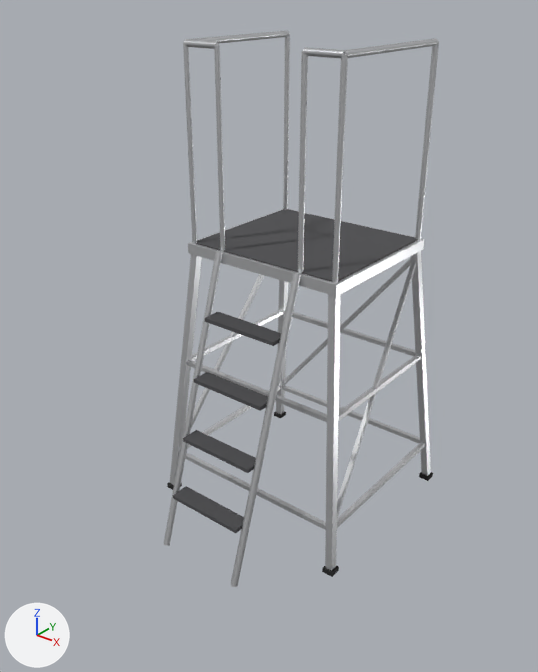
Two versions of the glTF model apps/desktop/src/view3d/assets/pit/podium-tower-5ft-low.glb, one commit apart.
Camera for both pictures: a 50 mm camera at (2.14, -2.99, 2.76) aimed at (0.04, -0.36, 1.12). The lights are fixed; the arrows at lower left show +X, +Y and +Z. The first picture is the older version. Where no turn or scale is listed for an object, it has been applied to the vertices. Vertices at exactly the same position are counted once.

The older version as bpy lines, for what is in view:
```python
me_aluminum = bpy.data.meshes.new('aluminum')
me_aluminum.from_pydata(...)  # 204 vertices, 336 faces; spans x -0.58..0.58, y -0.92..0.53, z -0.01..2.49
me_aluminum.materials.append(mat_aluminum)  # light grey #dfe1e3
me_rubber = bpy.data.meshes.new('rubber')
me_rubber.from_pydata(...)  # a box spanning x -0.593..-0.533, y -0.543..-0.483, z 0.0..0.025; a box spanning x -0.593..-0.533, y 0.483..0.543, z 0.0..0.025; a box spanning x 0.533..0.593, y -0.543..-0.483, z 0.0..0.025; a box spanning x 0.533..0.593, y 0.483..0.543, z 0.0..0.025
me_rubber.materials.append(mat_rubber)  # black #1d1d1d
me_tread = bpy.data.meshes.new('tread')
me_tread.from_pydata(...)  # a box spanning x -0.437..0.437, y -0.386..0.386, z 1.518..1.524; a box spanning x -0.218..0.218, y -0.847..-0.747, z 0.285..0.305; a box spanning x -0.218..0.218, y -0.749..-0.649, z 0.59..0.61; a box spanning x -0.218..0.218, y -0.651..-0.551, z 0.894..0.914; a box spanning x -0.218..0.218, y -0.554..-0.454, z 1.199..1.219
me_tread.materials.append(mat_tread)  # dark grey #4b4b4d
ob_aluminum = bpy.data.objects.new('aluminum', me_aluminum)
ob_aluminum.location = (0.0, 0.0, 0.0)
ob_rubber = bpy.data.objects.new('rubber', me_rubber)
ob_rubber.location = (0.0, 0.0, 0.0)
ob_tread = bpy.data.objects.new('tread', me_tread)
ob_tread.location = (0.0, 0.0, 0.0)
```
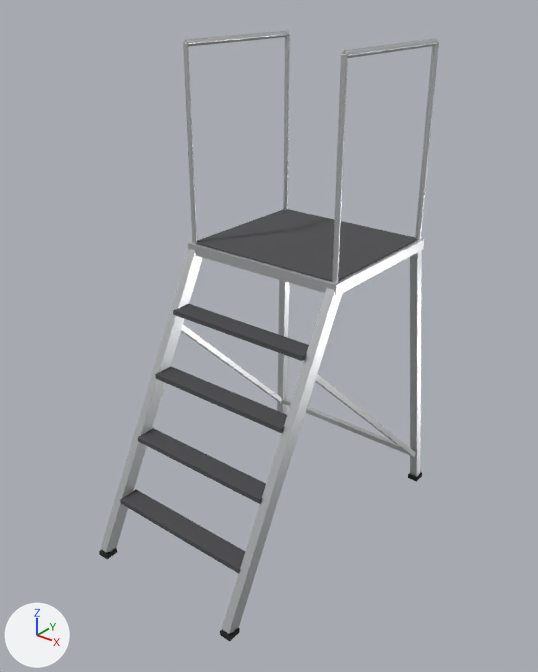
Pixel boxes (x1, y1, x2, y2) of what changed, in the pictures (538 x 672 px; the box of a moved part takes in the faces that stretch with it):
'aluminum', reshaped (23% wider, 8% taller): before (164, 30, 439, 587); after (100, 30, 439, 634)
'tread', reshaped (22% wider, 13% taller): before (173, 209, 418, 533); after (120, 209, 418, 574)
'rubber', reshaped: before (167, 411, 433, 577); after (99, 472, 422, 641)
part 1 of me_aluminum, moved or reshaped: before (276, 280, 288, 414); after (277, 280, 290, 414)
part 2 of me_aluminum, moved or reshaped: before (191, 274, 264, 428); after (181, 325, 282, 402)
part 3 of me_aluminum, moved or reshaped: before (411, 251, 431, 476); after (410, 250, 422, 477)
part 4 of me_aluminum, moved or reshaped: before (337, 259, 416, 518); after (315, 374, 416, 457)
part 5 of me_aluminum, added: after (280, 398, 411, 456)
part 6 of me_aluminum, deleted: before (164, 250, 425, 587)
part 7 of me_aluminum, reshaped: before (170, 39, 344, 571); after (100, 249, 342, 634)
part 8 of me_rubber, moved or reshaped: before (274, 411, 286, 418); after (99, 548, 117, 559)
part 9 of me_rubber, moved or reshaped: before (322, 566, 339, 577); after (408, 472, 422, 482)
part 10 of me_rubber, moved or reshaped: before (419, 472, 433, 481); after (220, 628, 240, 641)
part 11 of me_tread, moved or reshaped: before (173, 486, 244, 533); after (120, 489, 245, 574)
part 12 of me_tread, moved or reshaped: before (183, 430, 256, 473); after (138, 428, 266, 504)
part 13 of me_tread, moved or reshaped: before (194, 372, 268, 411); after (155, 366, 287, 433)
part 14 of me_tread, moved or reshaped: before (205, 312, 281, 346); after (173, 304, 309, 361)

The edits, one by one:
me_aluminum is used by ob_aluminum; location (0.0, 0.0, 0.0).
me_aluminum had 204 vertices, 336 faces and spanned x -0.58..0.58, y -0.92..0.53, z -0.01..2.49.
me_aluminum now has 104 vertices, 168 faces and spans x -0.54..0.54, y -1.17..0.49, z 0.01..2.49.
me_aluminum part 1: the loose piece of 8 vertices spanning x -0.58..-0.41, y 0.36..0.53, z 0.02..1.47 is multiplied about its middle by the matrix ((0.999, 0.003, -0.035), (-0.002, 1.0, 0.031), (0.035, -0.031, 0.999)), then moved by (0.03, -0.02, 0.0).
me_aluminum part 2: the loose piece of 8 vertices spanning x -0.55..-0.42, y -0.5..0.39, z 0.24..1.43 is multiplied about its middle by the matrix ((-0.932, 0.19, 0.012), (-0.189, -0.919, -0.156), (-0.02, -0.155, 0.938)), then moved by (0.02, -0.01, -0.18).
me_aluminum part 3: the loose piece of 8 vertices spanning x 0.41..0.58, y 0.36..0.53, z 0.02..1.47 is multiplied about its middle by the matrix ((0.999, -0.003, 0.035), (0.002, 1.0, 0.031), (-0.035, -0.031, 0.999)), then moved by (-0.03, -0.02, 0.0).
me_aluminum part 4: the loose piece of 8 vertices spanning x 0.42..0.55, y -0.5..0.39, z 0.24..1.43 is multiplied about its middle by the matrix ((-0.932, -0.19, -0.012), (0.189, -0.919, -0.156), (0.02, -0.155, 0.938)), then moved by (-0.02, -0.01, -0.18).
me_aluminum part 5: a new loose piece, a box spanning x -0.513..0.513, y 0.433..0.463, z 0.165..0.195, in mat_aluminum (light grey #dfe1e3).
me_aluminum part 6: 11 loose pieces with 88 vertices, spanning x -0.55..0.55, y -0.92..0.5, z -0.01..1.53, are deleted.
me_aluminum part 7: 36 vertices removed from x -0.58..0.58, y -0.53..-0.36, z 0.02..2.49; 16 vertices added at x -0.45..0.45, y -1.17..-0.35, z 0.01..1.49.
me_rubber is used by ob_rubber; location (0.0, 0.0, 0.0).
me_rubber had 32 vertices, 48 faces and spanned x -0.593..0.593, y -0.543..0.543, z 0.0..0.025.
me_rubber now has 32 vertices, 48 faces and spans x -0.543..0.543, y -1.173..0.503, z 0.0..0.025.
me_rubber part 8: the loose piece of 8 vertices spanning x -0.593..-0.533, y 0.483..0.543, z 0.0..0.025 is scaled about its middle by (1, 1.17, 1), then moved by (0.136, -1.651, 0.0).
me_rubber part 9: the loose piece of 8 vertices spanning x 0.533..0.593, y -0.543..-0.483, z 0.0..0.025 is scaled about its middle by (1, 1.17, 1), then moved by (-0.05, 0.98, 0.0).
me_rubber part 10: the loose piece of 8 vertices spanning x 0.533..0.593, y 0.483..0.543, z 0.0..0.025 is scaled about its middle by (1, 1.17, 1), then moved by (-0.136, -1.651, 0.0).
Other edits to the shape of me_rubber do not show in these pictures.
me_tread is used by ob_tread; location (0.0, 0.0, 0.0).
me_tread had 40 vertices, 60 faces and spanned x -0.437..0.437, y -0.847..0.386, z 0.285..1.524.
me_tread now has 40 vertices, 60 faces and spans x -0.437..0.437, y -1.041..0.386, z 0.28..1.524.
me_tread part 11: the loose piece of 8 vertices spanning x -0.218..0.218, y -0.847..-0.747, z 0.285..0.305 is scaled about its middle by (1.87, 1.1, 1.25), then moved by (0.0, -0.189, -0.002).
me_tread part 12: the loose piece of 8 vertices spanning x -0.218..0.218, y -0.749..-0.649, z 0.59..0.61 is scaled about its middle by (1.87, 1.1, 1.25), then moved by (0.0, -0.135, -0.003).
me_tread part 13: the loose piece of 8 vertices spanning x -0.218..0.218, y -0.651..-0.551, z 0.894..0.914 is scaled about its middle by (1.87, 1.1, 1.25), then moved by (0.0, -0.08, -0.002).
me_tread part 14: the loose piece of 8 vertices spanning x -0.218..0.218, y -0.554..-0.454, z 1.199..1.219 is scaled about its middle by (1.87, 1.1, 1.25), then moved by (0.0, -0.025, -0.002).
